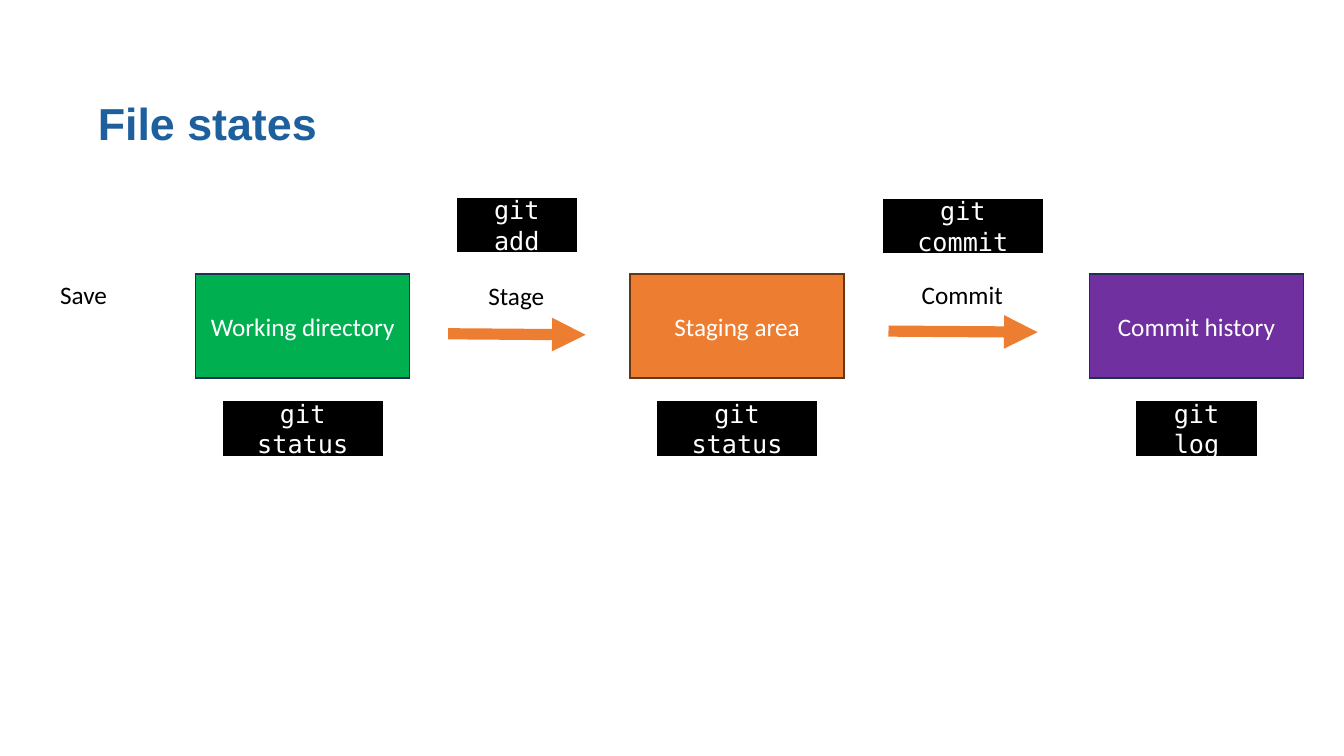
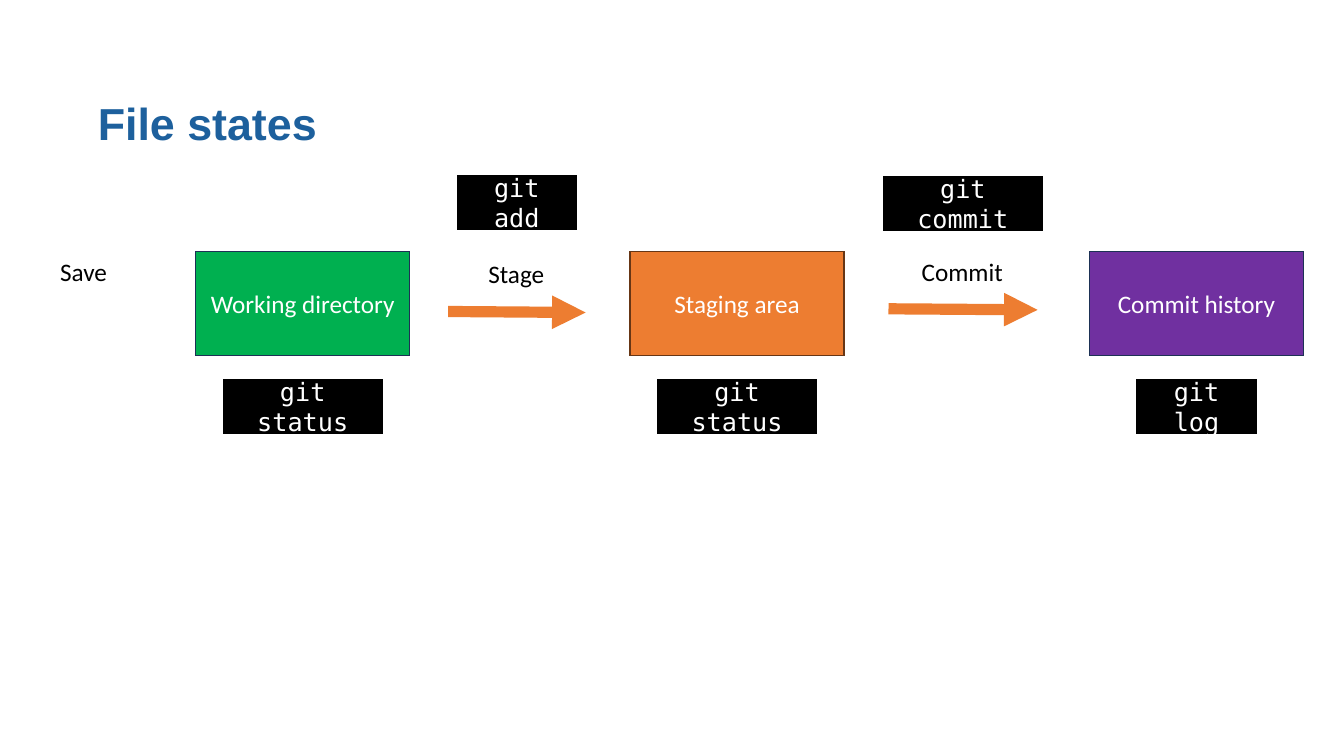
Before and after one commit to moj-analytical-services/intro_to_github_training, a slide deck: slide 13 of GitGitHub slides.pptx (slide 12 before the commit). Drawn at 1344x756 pixels with LibreOffice and Linux fonts; fonts in the diff are those of the drawing. Boxes give left, top, right and bottom in pixels: in the first picture for what was removed or moved away, otherwise in the second. Text is boxed around its words. In the diff, an @@ line names an element or a change of style, - is before the commit and + after.

```diff
--- a/GitGitHub slides.pptx
+++ b/GitGitHub slides.pptx
@@ rectangle "git add": place and size @@
-rectangle "git add" at <box>458,199,577,252</box>
+rectangle "git add" at <box>458,176,577,230</box>
@@ rectangle "git commit": place and size @@
-rectangle "git commit" at <box>883,200,1042,253</box>
+rectangle "git commit" at <box>883,177,1042,231</box>
@@ 6 rectangles, 3 texts, 2 arrows: place and size @@
-6 rectangles, 3 texts, 2 arrows at <box>60,274,1304,456</box>
+6 rectangles, 3 texts, 2 arrows at <box>60,252,1304,434</box>
```
Also in this commit, not shown: 8 other slides changed, 4 slides added, 1 slide removed, 1 other file.
